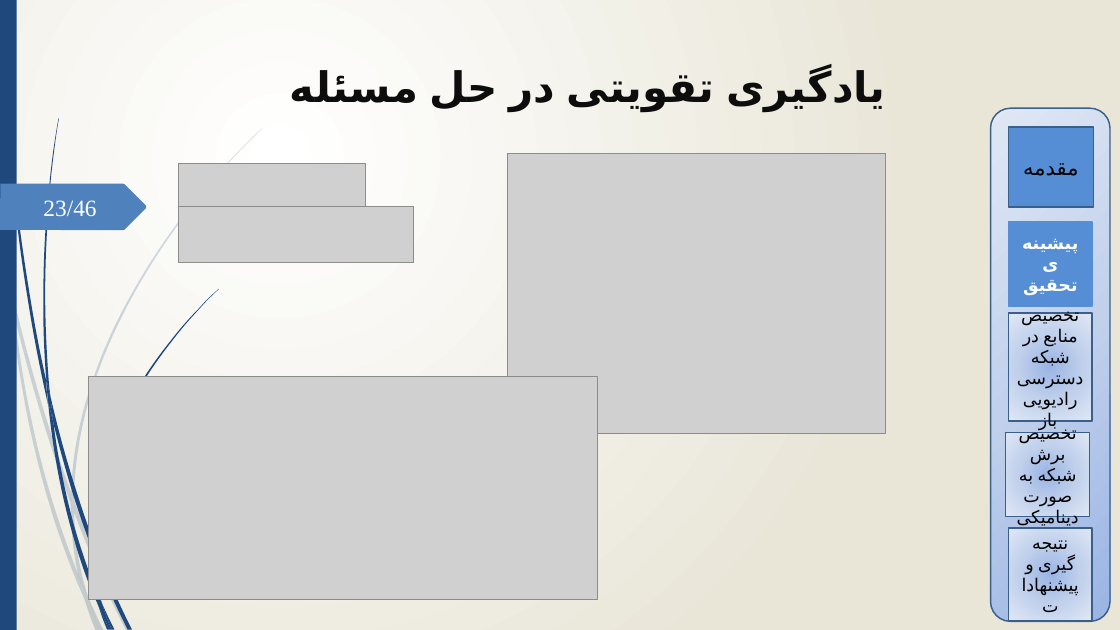
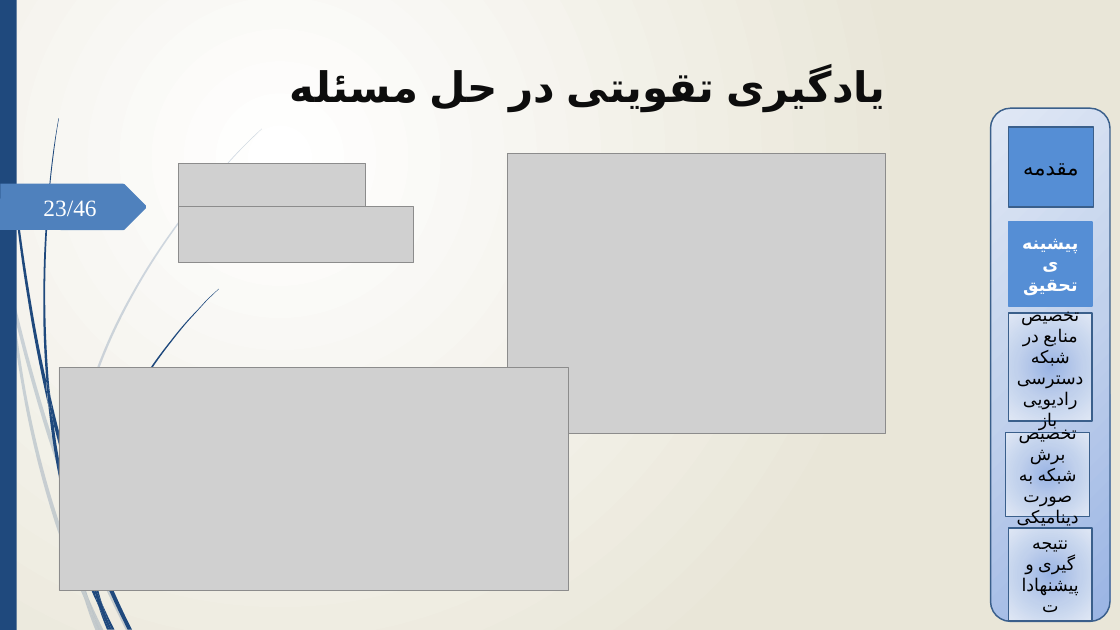
Before and after one commit to mkm1992/phd-project, a slide deck: slide 23 of Latex/tex1/proposal.pptx. Drawn at 1120x630 pixels with LibreOffice and Linux fonts; fonts in the diff are those of the drawing; grey boxes stand for pictures; background and template pictures are left out. Boxes give left, top, right and bottom in pixels: in the first picture for what was removed or moved away, otherwise in the second. Text is boxed around its words. In the diff, an @@ line names an element or a change of style, - is before the commit and + after.

```diff
--- a/Latex/tex1/proposal.pptx
+++ b/Latex/tex1/proposal.pptx
@@ picture: place and size @@
-picture at [88,376,597,600]
+picture at [59,367,568,591]
@@ freeform shape removed at [71,492,74,513] @@
@@ freeform shape removed at [89,530,92,551] @@
```
Also in this commit, not shown: 9 other slides changed, 7 other files.
